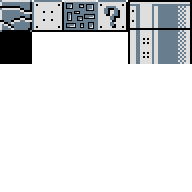
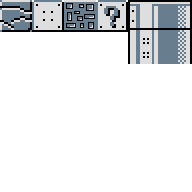
The second 192 × 192 image is a revision of the first. Changes to its layers:
removed layer "Layer 6" over (x1=0, y1=32, x2=32, y2=64)
